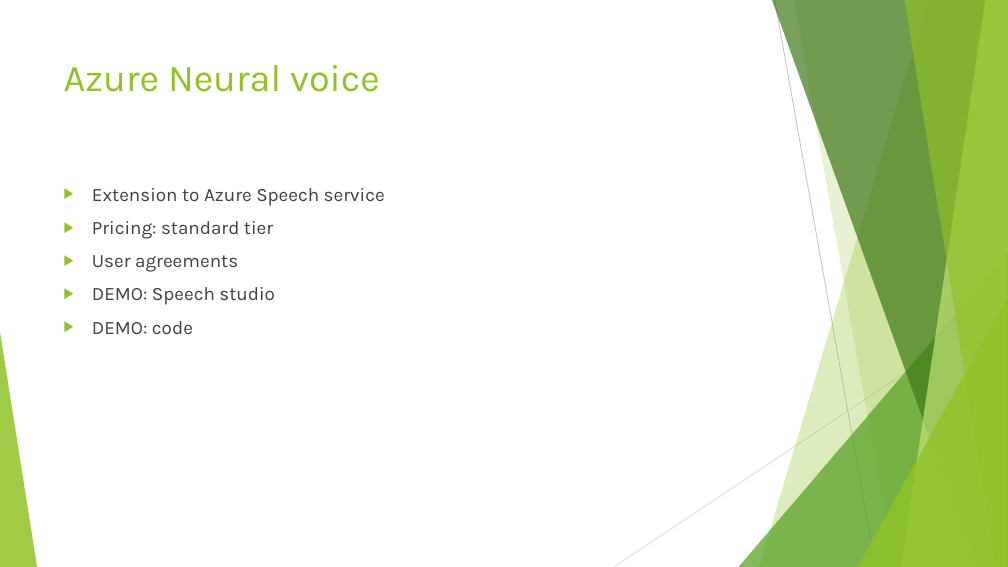
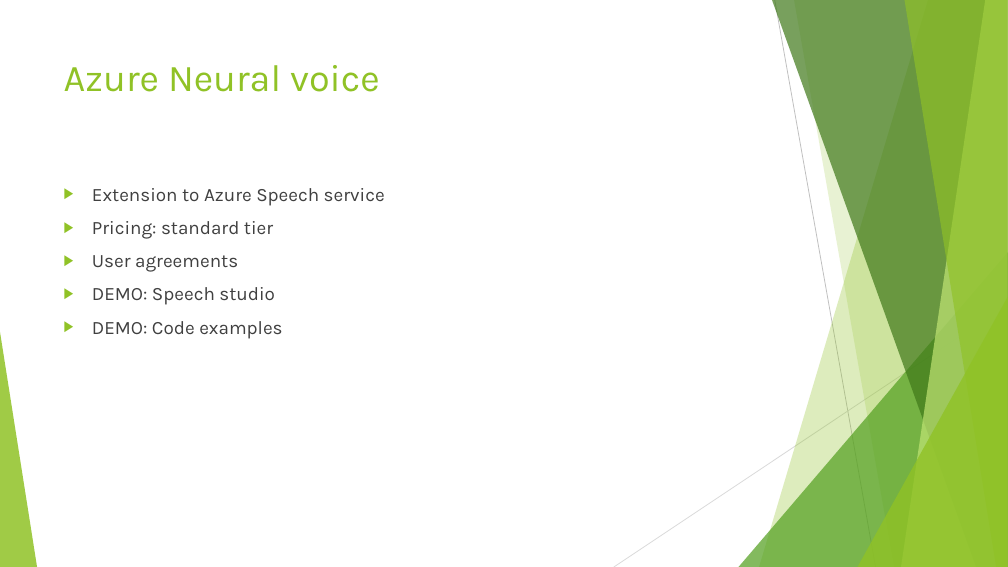
Before and after one commit to johnstaveley/JaaS, a slide deck: slide 6 of JaaS.pptx. Drawn at 1008x567 pixels with LibreOffice and Linux fonts; fonts in the diff are those of the drawing. Boxes give left, top, right and bottom in pixels: in the first picture for what was removed or moved away, otherwise in the second. Text is boxed around its words. In the diff, an @@ line names an element or a change of style, - is before the commit and + after.

```diff
--- a/JaaS.pptx
+++ b/JaaS.pptx
@@ text at (92,321,282,339): text changed @@
-▶ DEMO: code
+▶ DEMO: Code examples
```
Also in this commit, not shown: 5 other slides changed, 1 slide added.
